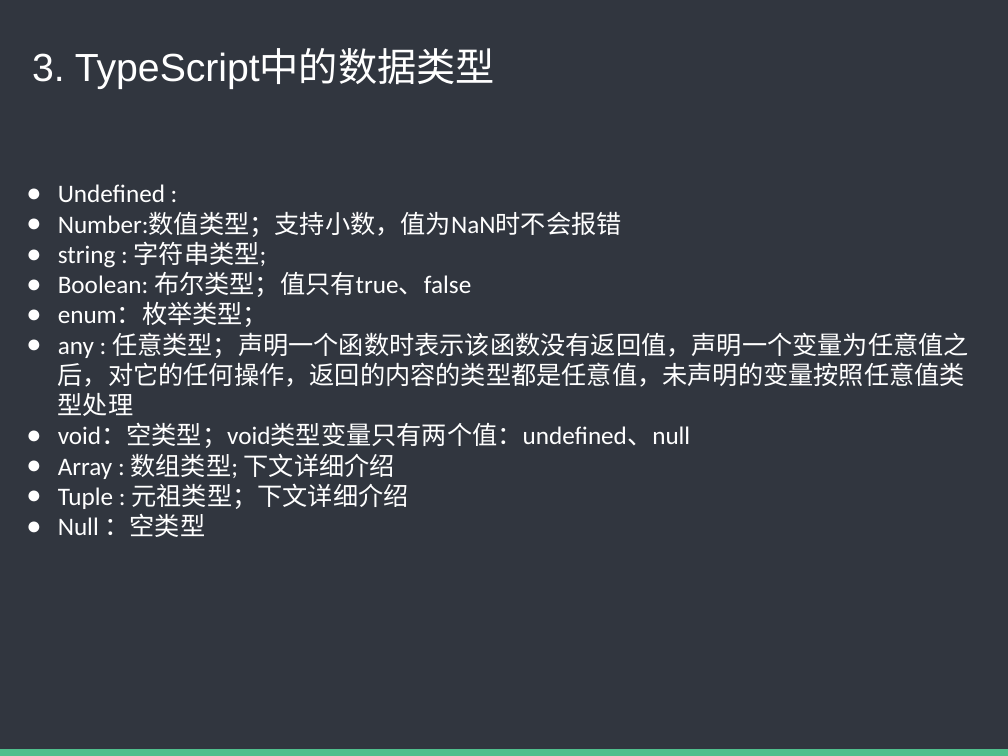
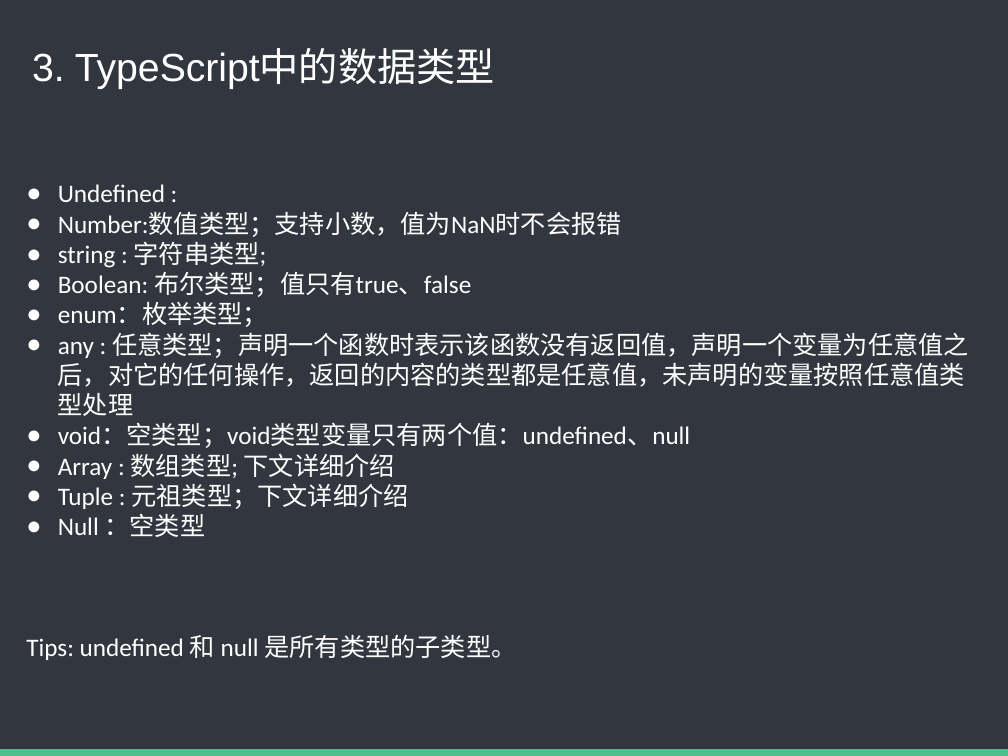
Before and after one commit to baixiaoyu2997/typescript-share, a slide deck: slide 9 of TS内部分享.pptx. Drawn at 1008x756 pixels with LibreOffice and Linux fonts; fonts in the diff are those of the drawing. Boxes give left, top, right and bottom in pixels: in the first picture for what was removed or moved away, otherwise in the second. Text is boxed around its words. In the diff, an @@ line names an element or a change of style, - is before the commit and + after.

```diff
--- a/TS内部分享.pptx
+++ b/TS内部分享.pptx
@@ text at (26, 635, 516, 660): paragraph added @@
+Tips: undefined 和 null 是所有类型的子类型。
```
Also in this commit, not shown: 2 other slides changed, 1 slide added, 3 other files.
